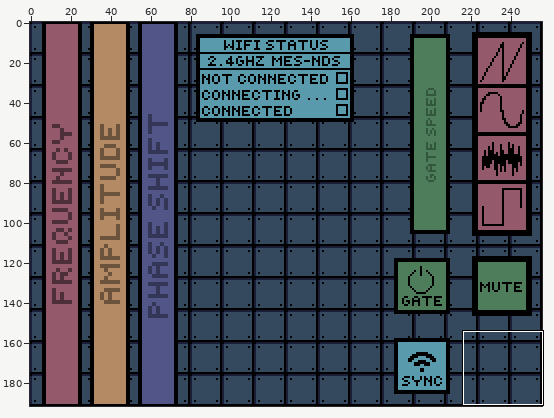
Two states of a sprite sheet, data/BGSub.png. Above, an overview of the earlier version with the close-up marked.
Close-up. Before the edit:
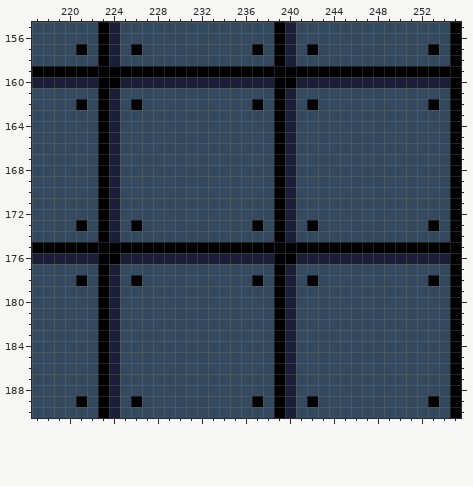
The file is 256x192 pixels. Shown: x 217..255, y 155..190.
And afterwards:
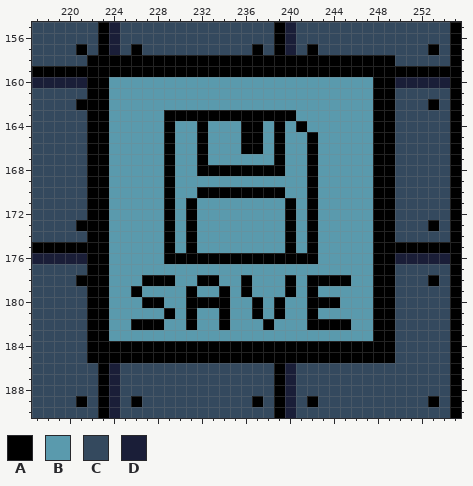
Palette (. is transparent): A #000000  B #5a9aad  C #34495e  D #1a1e38
Change:
@@ x 217..255 @@
 157 CCCCACADCACCCCCCCCCCACADCACCCCCCCCCCACA
-158 CCCCCCADCCCCCCCCCCCCCCADCCCCCCCCCCCCCCA
+158 CCCCCAAAAAAAAAAAAAAAAAAAAAAAAAAAACCCCCA
 159 AAAAAAAAAAAAAAAAAAAAAAAAAAAAAAAAAAAAAAA
-160 DDDDDDAADDDDDDDDDDDDDDAADDDDDDDDDDDDDDA
-161 CCCCCCADCCCCCCCCCCCCCCADCCCCCCCCCCCCCCA
-162 CCCCACADCACCCCCCCCCCACADCACCCCCCCCCCACA
-163 CCCCCCADCCCCCCCCCCCCCCADCCCCCCCCCCCCCCA
-164 CCCCCCADCCCCCCCCCCCCCCADCCCCCCCCCCCCCCA
-165 CCCCCCADCCCCCCCCCCCCCCADCCCCCCCCCCCCCCA
-166 CCCCCCADCCCCCCCCCCCCCCADCCCCCCCCCCCCCCA
-167 CCCCCCADCCCCCCCCCCCCCCADCCCCCCCCCCCCCCA
-168 CCCCCCADCCCCCCCCCCCCCCADCCCCCCCCCCCCCCA
-169 CCCCCCADCCCCCCCCCCCCCCADCCCCCCCCCCCCCCA
-170 CCCCCCADCCCCCCCCCCCCCCADCCCCCCCCCCCCCCA
-171 CCCCCCADCCCCCCCCCCCCCCADCCCCCCCCCCCCCCA
-172 CCCCCCADCCCCCCCCCCCCCCADCCCCCCCCCCCCCCA
-173 CCCCACADCACCCCCCCCCCACADCACCCCCCCCCCACA
-174 CCCCCCADCCCCCCCCCCCCCCADCCCCCCCCCCCCCCA
-175 AAAAAAAAAAAAAAAAAAAAAAAAAAAAAAAAAAAAAAA
-176 DDDDDDAADDDDDDDDDDDDDDAADDDDDDDDDDDDDDA
-177 CCCCCCADCCCCCCCCCCCCCCADCCCCCCCCCCCCCCA
-178 CCCCACADCACCCCCCCCCCACADCACCCCCCCCCCACA
-179 CCCCCCADCCCCCCCCCCCCCCADCCCCCCCCCCCCCCA
-180 CCCCCCADCCCCCCCCCCCCCCADCCCCCCCCCCCCCCA
-181 CCCCCCADCCCCCCCCCCCCCCADCCCCCCCCCCCCCCA
-182 CCCCCCADCCCCCCCCCCCCCCADCCCCCCCCCCCCCCA
-183 CCCCCCADCCCCCCCCCCCCCCADCCCCCCCCCCCCCCA
-184 CCCCCCADCCCCCCCCCCCCCCADCCCCCCCCCCCCCCA
-185 CCCCCCADCCCCCCCCCCCCCCADCCCCCCCCCCCCCCA
+160 DDDDDAABBBBBBBBBBBBBBBBBBBBBBBBAADDDDDA
+161 CCCCCAABBBBBBBBBBBBBBBBBBBBBBBBAACCCCCA
+162 CCCCAAABBBBBBBBBBBBBBBBBBBBBBBBAACCCACA
+163 CCCCCAABBBBBAAAAAAAAAAAABBBBBBBAACCCCCA
+164 CCCCCAABBBBBABBABBBAABABABBBBBBAACCCCCA
+165 CCCCCAABBBBBABBABBBAABABBABBBBBAACCCCCA
+166 CCCCCAABBBBBABBABBBAABABBABBBBBAACCCCCA
+167 CCCCCAABBBBBABBABBBBBBABBABBBBBAACCCCCA
+168 CCCCCAABBBBBABBAAAAAAAABBABBBBBAACCCCCA
+169 CCCCCAABBBBBABBBBBBBBBBBBABBBBBAACCCCCA
+170 CCCCCAABBBBBABBAAAAAAAABBABBBBBAACCCCCA
+171 CCCCCAABBBBBABABBBBBBBBABABBBBBAACCCCCA
+172 CCCCCAABBBBBABABBBBBBBBABABBBBBAACCCCCA
+173 CCCCAAABBBBBABABBBBBBBBABABBBBBAACCCACA
+174 CCCCCAABBBBBABABBBBBBBBABABBBBBAACCCCCA
+175 AAAAAAABBBBBABABBBBBBBBABABBBBBAAAAAAAA
+176 DDDDDAABBBBBAAAAAAAAAAAAAABBBBBAADDDDDA
+177 CCCCCAABBBBBBBBBBBBBBBBBBBBBBBBAACCCCCA
+178 CCCCAAABBBAAABBAABBABBBABAAAABBAACCCACA
+179 CCCCCAABBABBBBABBABABBBABABBBBBAACCCCCA
+180 CCCCCAABBBAABBAAAABBABABBAAABBBAACCCCCA
+181 CCCCCAABBBBBABABBABBABABBABBBBBAACCCCCA
+182 CCCCCAABBAAABBABBABBBABBBAAAABBAACCCCCA
+183 CCCCCAABBBBBBBBBBBBBBBBBBBBBBBBAACCCCCA
+184 CCCCCAAAAAAAAAAAAAAAAAAAAAAAAAAAACCCCCA
+185 CCCCCAAAAAAAAAAAAAAAAAAAAAAAAAAAACCCCCA
 186 CCCCCCADCCCCCCCCCCCCCCADCCCCCCCCCCCCCCA
Changed places in both close-ups, as pixel boxes (x1, y1, x2, y2):
changed: (87, 55, 395, 363)
